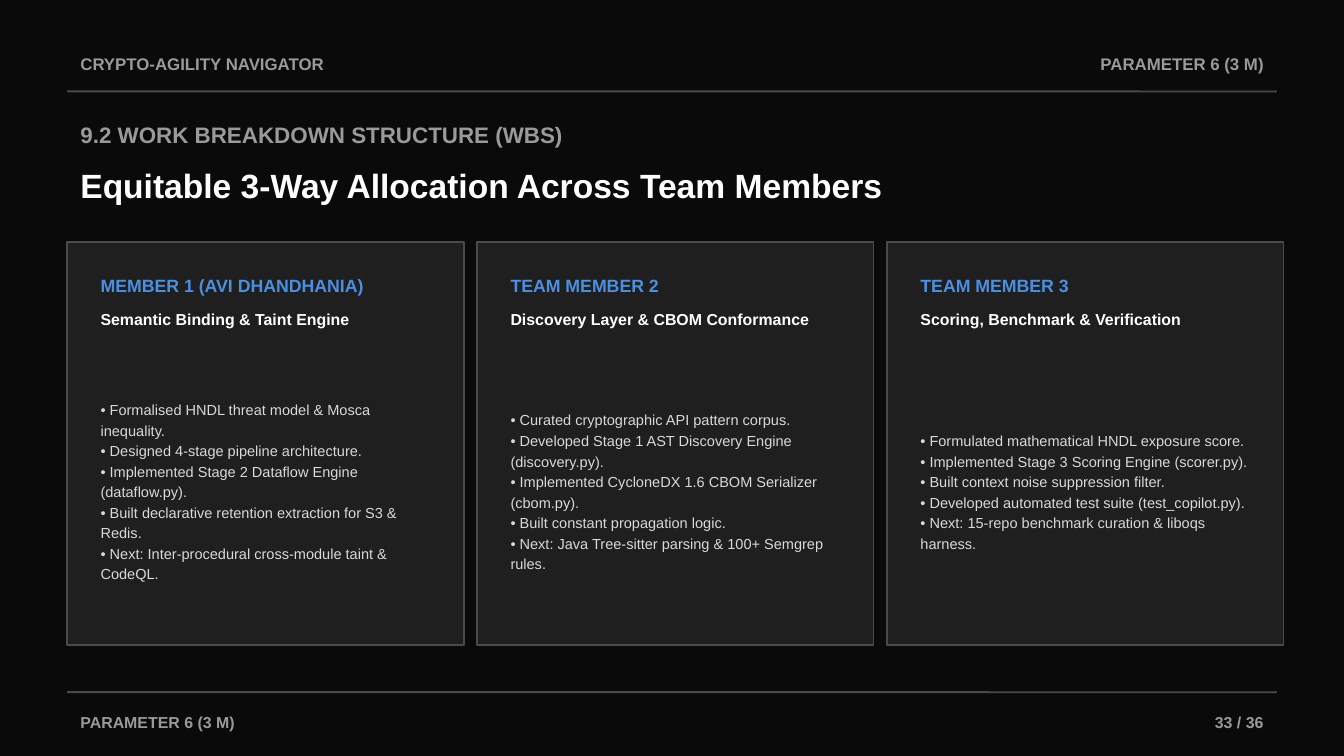
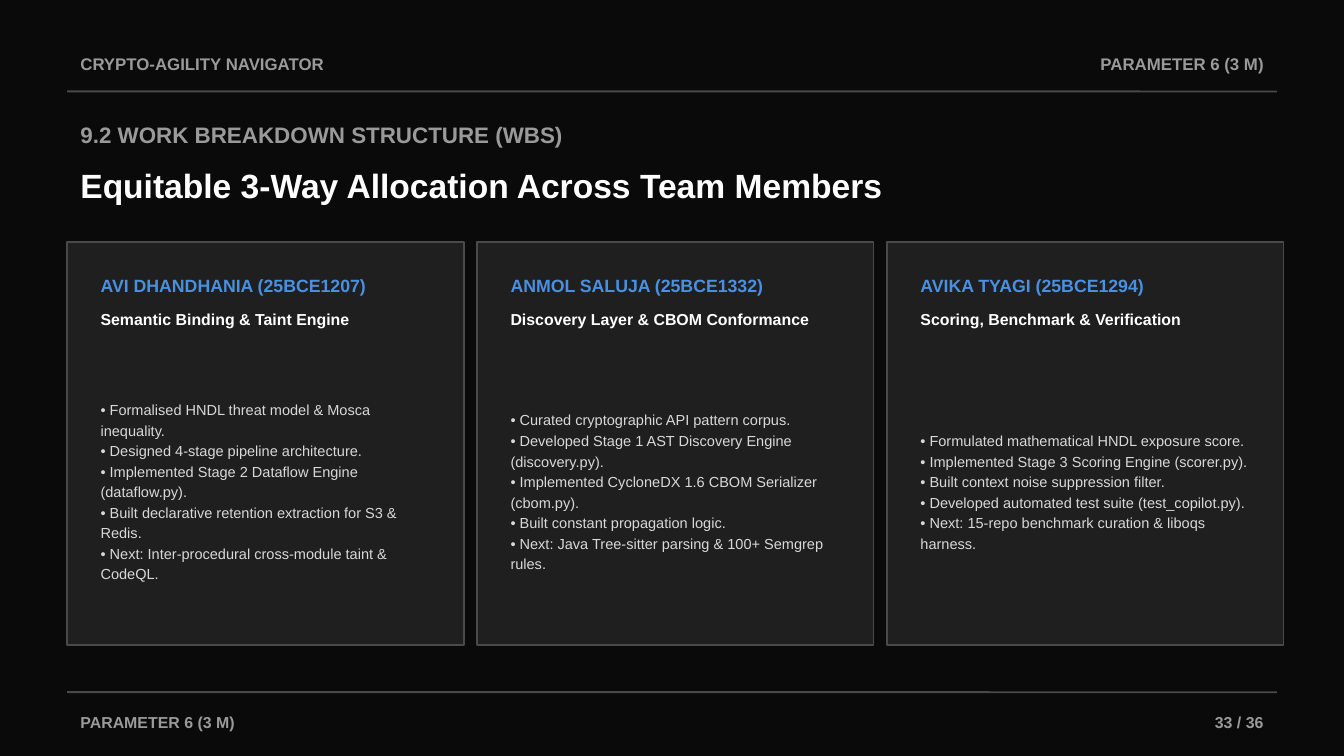
Before and after one commit to AviDhandhania/IDP-Project, a slide deck: slide 33 of Crypto-Agility_Navigator_Review2.pptx. Drawn at 1344x756 pixels with LibreOffice and Linux fonts; fonts in the diff are those of the drawing. Boxes give left, top, right and bottom in pixels: in the first picture for what was removed or moved away, otherwise in the second. Text is boxed around its words. In the diff, an @@ line names an element or a change of style, - is before the commit and + after.

```diff
--- a/Crypto-Agility_Navigator_Review2.pptx
+++ b/Crypto-Agility_Navigator_Review2.pptx
@@ text at (x1=101, y1=279, x2=366, y2=296): text changed @@
-MEMBER 1 (AVI DHANDHANIA)
+AVI DHANDHANIA (25BCE1207)
@@ text at (x1=511, y1=279, x2=763, y2=296): text changed @@
-TEAM MEMBER 2
+ANMOL SALUJA (25BCE1332)
@@ text at (x1=920, y1=279, x2=1144, y2=296): text changed @@
-TEAM MEMBER 3
+AVIKA TYAGI (25BCE1294)
```
Also in this commit, not shown: 4 other files.
